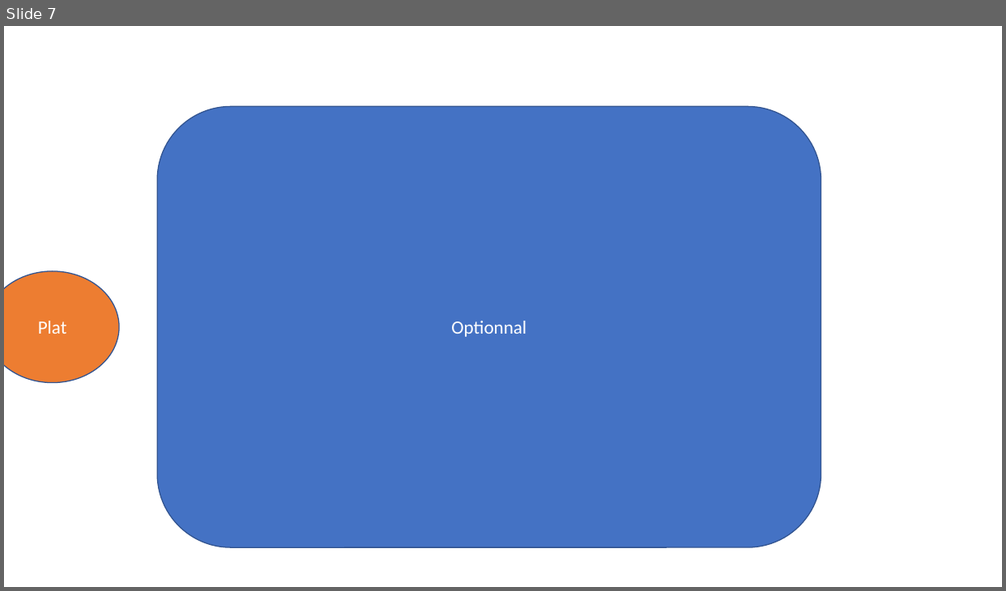
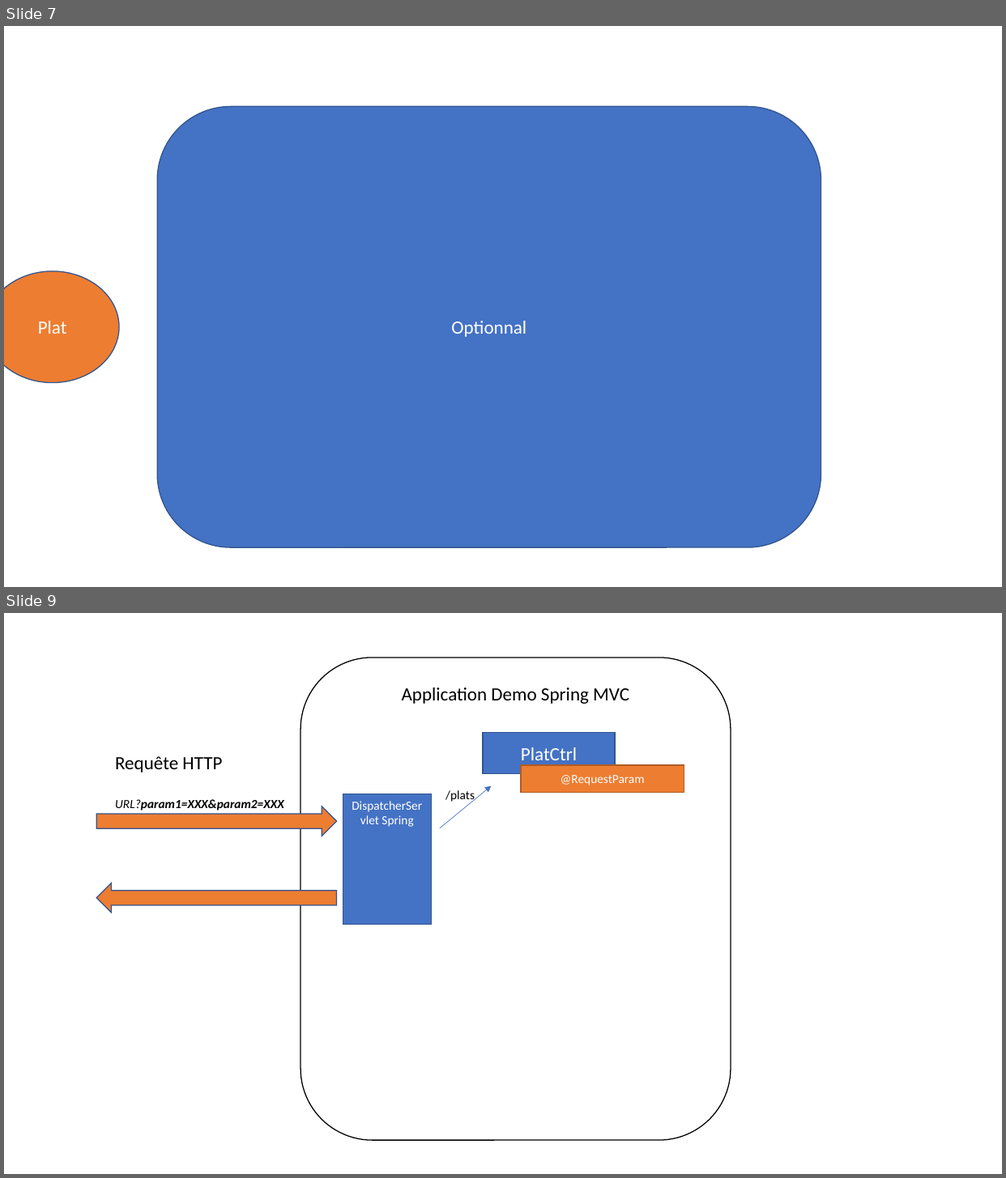
Before and after one commit to mandine44/tpSpringHotel, a slide deck: schemas.pptx. Shown one above the other, each under a label of ours: slide 7 before the commit, slides 7 and 9 after it; the slides between them are not shown. The pictures are 1006x591 and 1006x1178 pixels, drawn with LibreOffice and Linux fonts; fonts in the diff are those of the drawing. Boxes give left, top, right and bottom in pixels: in the first picture for what was removed or moved away, otherwise in the second. Text is boxed around its words. In the diff, an @@ line names an element or a change of style, - is before the commit and + after.

Commit message:
Spring MVC - Démo

```diff
--- a/schemas.pptx
+++ b/schemas.pptx
@@ slide 9 added at (x1=4, y1=613, x2=1002, y2=1174), background #FFFFFF @@
@@ rounded rectangle added at (x1=300, y1=658, x2=731, y2=1140), fill #FFFFFF, outline #000000 1 pt, 18 pt, text #000000 @@
+Application Demo Spring MVC
@@ rectangle added at (x1=484, y1=732, x2=615, y2=774), fill #4472C4, outline #325491 1 pt, 18 pt, text #FFFFFF @@
+PlatCtrl
@@ text added at (x1=115, y1=756, x2=284, y2=811), 12 pt, text #000000, bold, italic @@
+Requête HTTP
+URL?param1=XXX&param2=XXX
@@ rectangle added at (x1=522, y1=766, x2=684, y2=793), fill #ED7D31, outline #AF5C24 1 pt, 12 pt, text #FFFFFF @@
+@RequestParam
@@ right arrow added at (x1=97, y1=806, x2=337, y2=836), fill #ED7D31, outline #325491 1 pt @@
@@ rectangle added at (x1=343, y1=794, x2=432, y2=925), fill #4472C4, outline #325491 1 pt, 12 pt, text #FFFFFF @@
+DispatcherServlet Spring
@@ arrow added from (440, 828) to (492, 786), #4472C4 0.5 pt @@
@@ text added at (x1=445, y1=790, x2=475, y2=803), 12 pt, text #000000 @@
+/plats
@@ right arrow added at (x1=97, y1=884, x2=337, y2=914), fill #ED7D31, outline #325491 1 pt @@
```
Also in this commit, not shown: 1 other slide added, 16 other files.
